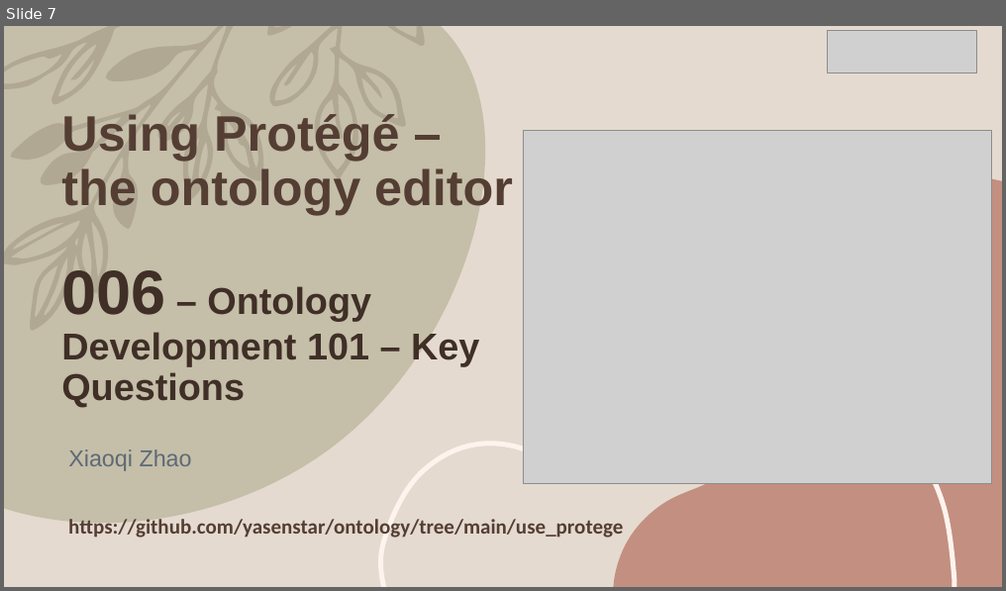
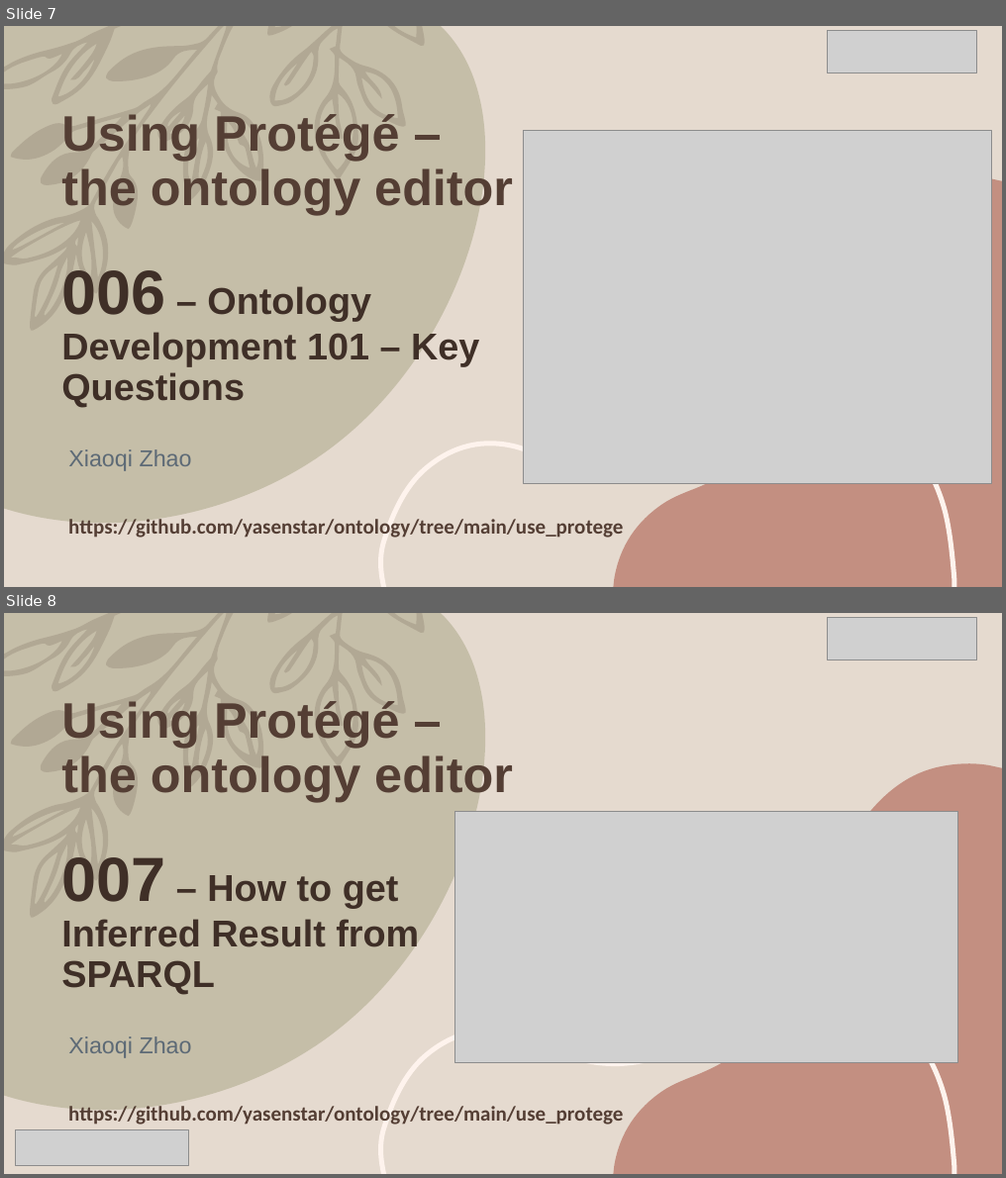
Before and after one commit to yasenstar/ontology, a slide deck: use_protege/Using_Protege.pptx. Shown one above the other, each under a label of ours: slide 7 before the commit, slides 7 and 8 after it. The pictures are 1006x591 and 1006x1178 pixels, drawn with LibreOffice and Linux fonts; fonts in the diff are those of the drawing; grey boxes stand for pictures. Boxes give left, top, right and bottom in pixels: in the first picture for what was removed or moved away, otherwise in the second. Text is boxed around its words. In the diff, an @@ line names an element or a change of style, - is before the commit and + after.

Commit message:
add Using Protege 007

```diff
--- a/use_protege/Using_Protege.pptx
+++ b/use_protege/Using_Protege.pptx
@@ slide 8 added at (4, 613, 1002, 1174), background #E5DACF; not listed: 4 template elements that a slide beside it also shows @@
@@ picture added at (828, 617, 977, 660) @@
@@ title added at (61, 701, 513, 802), 48 pt, text #543E34, bold @@
+Using Protégé – the ontology editor
@@ picture added at (455, 812, 958, 1062) @@
@@ text added at (61, 858, 419, 994), 36 pt, text #3F2F27, bold @@
+007 – How to get Inferred Result from SPARQL
@@ subtitle added at (68, 1037, 192, 1059), 22.2 pt, text #5D6A76 @@
+Xiaoqi Zhao
@@ text added at (68, 1106, 623, 1125), 20 pt, text #543E34, bold @@
+https://github.com/yasenstar/ontology/tree/main/use_protege
@@ picture added at (15, 1131, 189, 1166) @@
```
Also in this commit, not shown: 2 other slides added, 2 other files.
